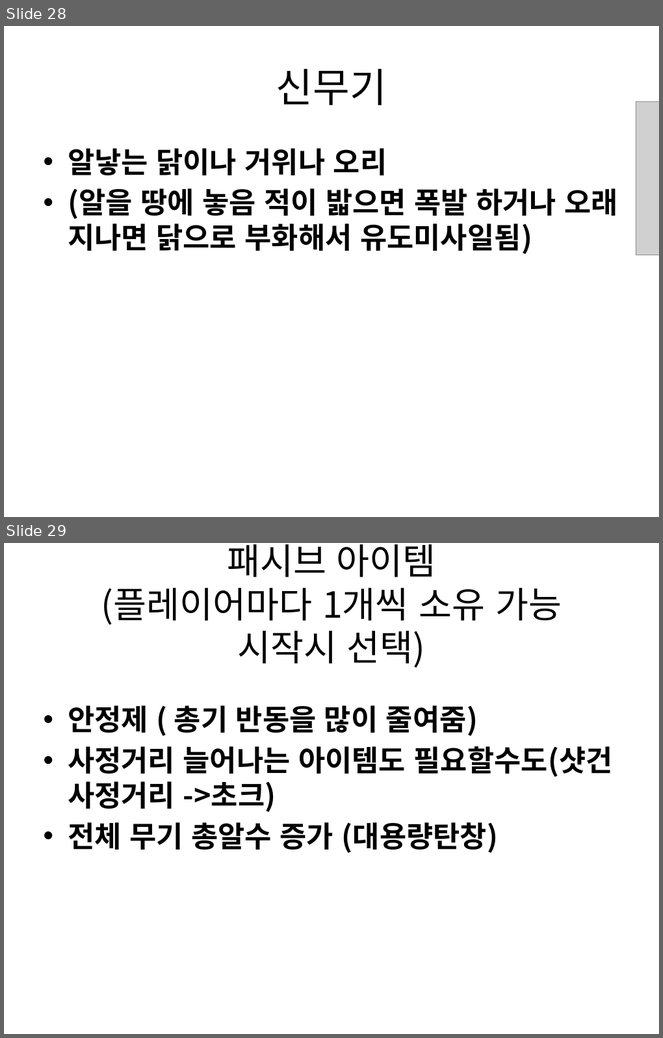
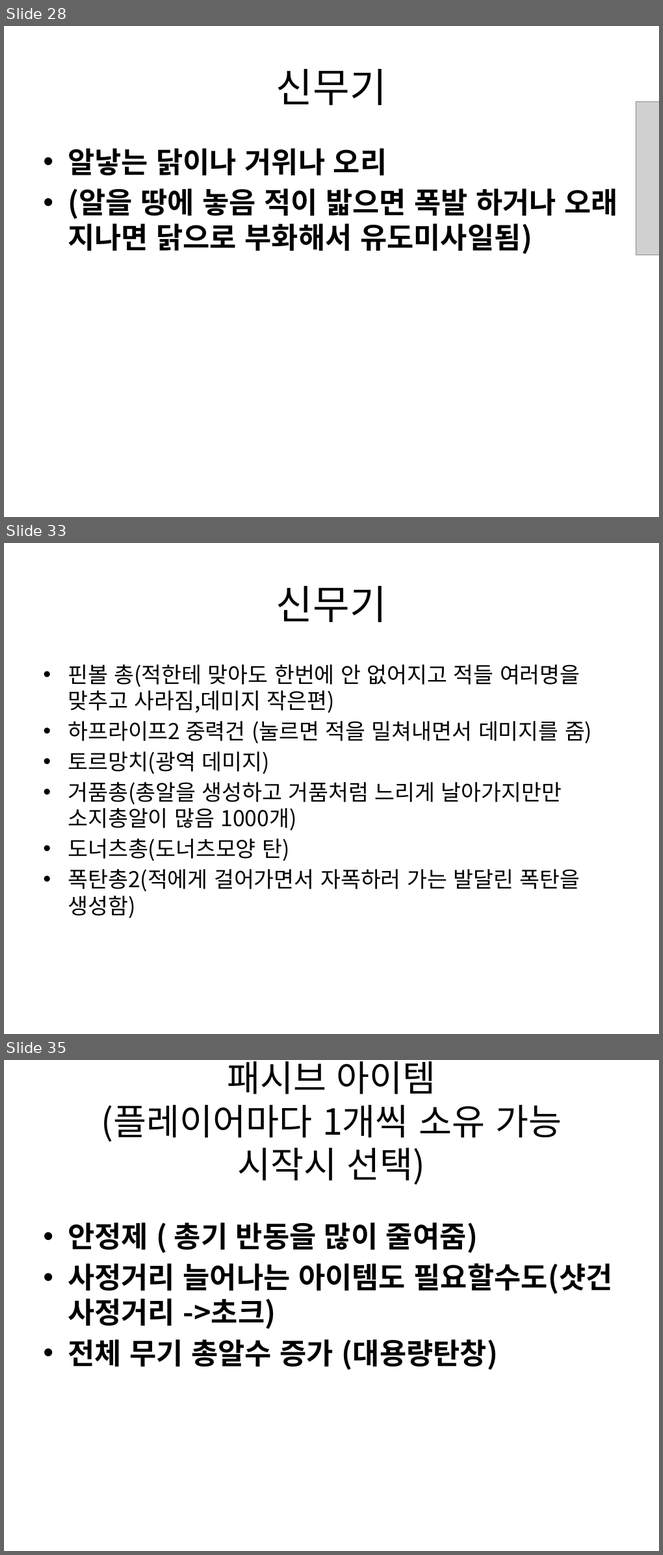
Before and after one commit to gkdlgndpdu/EscapeJail, a slide deck: EscapeJail/Assets/기획/스테이지1기획.pptx. Shown one above the other, each under a label of ours: slides 28 and 29 before the commit, slides 28, 33 and 35 after it; the slides between them are not shown. The pictures are 663x1038 and 663x1555 pixels, drawn with LibreOffice and Linux fonts; fonts in the diff are those of the drawing; grey boxes stand for pictures. Boxes give left, top, right and bottom in pixels: in the first picture for what was removed or moved away, otherwise in the second. Text is boxed around its words. In the diff, an @@ line names an element or a change of style, - is before the commit and + after.

```diff
--- a/EscapeJail/Assets/기획/스테이지1기획.pptx
+++ b/EscapeJail/Assets/기획/스테이지1기획.pptx
@@ slide 33 added at [4, 543, 659, 1034], background #FFFFFF @@
@@ title added at [276, 586, 387, 622], 44 pt, text #000000 @@
+신무기
@@ text added at [68, 665, 592, 919], 24 pt, text #000000 @@
+• 핀볼 총(적한테 맞아도 한번에 안 없어지고 적들 여러명을 맞추고 사라짐,데미지 작은편)
+• 하프라이프2 중력건 (눌르면 적을 밀쳐내면서 데미지를 줌)
+• 토르망치(광역 데미지)
+• 거품총(총알을 생성하고 거품처럼 느리게 날아가지만만 소지총알이 많음 1000개)
+• 도너츠총(도너츠모양 탄)
+• 폭탄총2(적에게 걸어가면서 자폭하러 가는 발달린 폭탄을 생성함)
@@ what was slide 29 is now slide 35 @@
```
Also in this commit, not shown: 5 other slides added, 3 other files.
